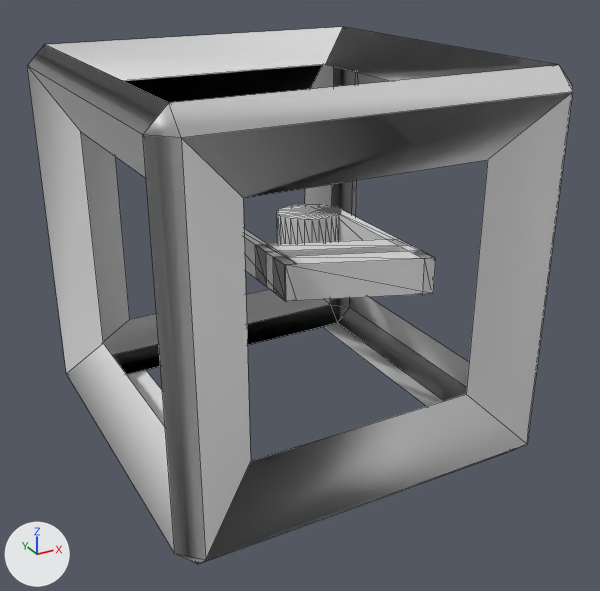
The OBJ model BraidsSynth/Resources/SynthBlock/SynthBlock.obj as it was, and as the next commit left it.
One viewpoint serves both versions: a 50 mm camera at (-1.89, -3.63, 1.54) aimed at (0.04, -0.13, -0.21). Arrows for +X, +Y and +Z are at lower left; the lights stay in place. The older version comes first. Mesh edges are drawn as thin lines. Where no turn or scale is listed for an object, it has been applied to the vertices. Vertices at exactly the same position are counted once.

In view in the first picture: 'SynthBlock'.
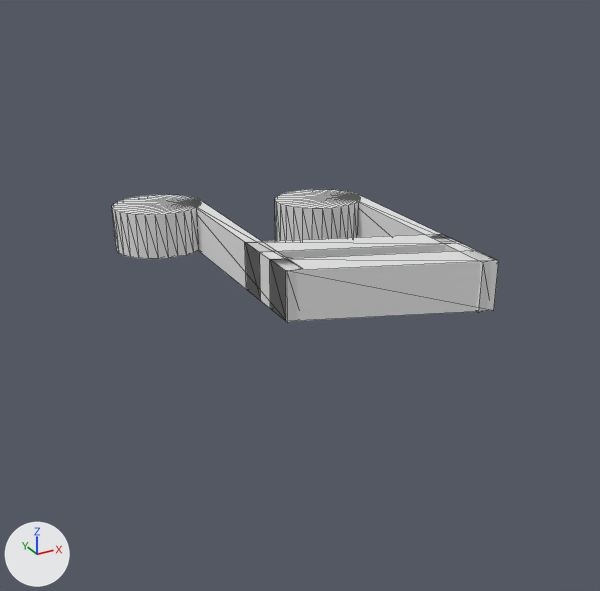
Changed parts and their boxes (x1, y1, x2, y2) in the pictures (600 x 591 px; the box of a moved part takes in the faces that stretch with it):
'SynthBlock', reshaped (29% narrower, 75% shorter)
    before: (27, 27, 573, 564)
    after: (112, 189, 499, 323)
part 1 of me_synthblock, moved or reshaped (not visible before)
    after: (112, 195, 200, 259)
part 2 of me_synthblock, moved or reshaped
    before: (277, 204, 341, 244)
    after: (275, 189, 360, 241)
part 3 of me_synthblock, added
    after: (188, 198, 302, 323)
part 4 of me_synthblock, added
    after: (351, 193, 494, 312)
part 5 of me_synthblock, moved or reshaped
    before: (273, 251, 436, 301)
    after: (270, 250, 499, 321)
part 6 of me_synthblock, moved or reshaped
    before: (255, 239, 410, 287)
    after: (245, 234, 462, 300)
part 7 of me_synthblock, deleted
    before: (27, 27, 573, 564)
part 8 of me_synthblock, deleted
    before: (244, 229, 296, 302)
part 9 of me_synthblock, deleted
    before: (333, 207, 433, 295)

What changed in the scene script:
```text
Change me_synthblock:
    used by ob_synthblock; location = (0.0, 0.0, 0.0)
    remove me_synthblock.from_pydata(...)  # 192 vertices, 308 faces; spans x -1.0..1.0, y -1.0..1.0, z -1.0..1.0
    add me_synthblock.from_pydata(...)  # 144 vertices, 264 faces; spans x -0.67..0.67, y -0.9..0.9, z -0.13..0.13
    me_synthblock part 1: the loose piece of 56 vertices spanning x -0.49..-0.14, y 0.37..0.66, z -0.09..0.09 is scaled about the mesh origin by 1.36
    me_synthblock part 2: the loose piece of 56 vertices spanning x 0.13..0.48, y 0.12..0.41, z -0.09..0.09 is scaled about the mesh origin by 1.36
    me_synthblock part 3: a new loose piece, a box spanning x -0.259..-0.181, y -0.545..0.7, z -0.127..0.127
    me_synthblock part 4: a new loose piece, a box spanning x 0.59..0.668, y -0.884..0.361, z -0.127..0.127
    me_synthblock part 5: the loose piece of 8 vertices spanning x -0.19..0.49, y -0.66..-0.27, z -0.09..0.09 is scaled about the mesh origin by 1.36
    me_synthblock part 6: the loose piece of 8 vertices spanning x -0.19..0.49, y -0.46..-0.07, z -0.09..0.09 is scaled about the mesh origin by 1.36
    me_synthblock part 7: the loose piece of 48 vertices spanning x -1.0..1.0, y -1.0..1.0, z -1.0..1.0 is deleted
    me_synthblock part 8: the loose piece of 8 vertices spanning x -0.19..-0.13, y -0.4..0.51, z -0.09..0.09 is deleted
    me_synthblock part 9: the loose piece of 8 vertices spanning x 0.43..0.49, y -0.65..0.26, z -0.09..0.09 is deleted
```
